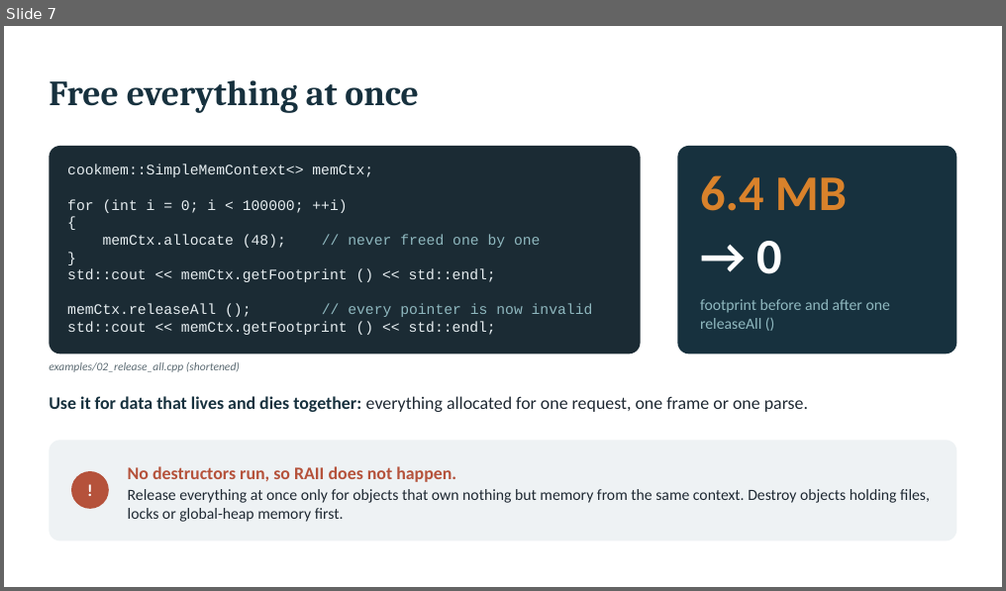
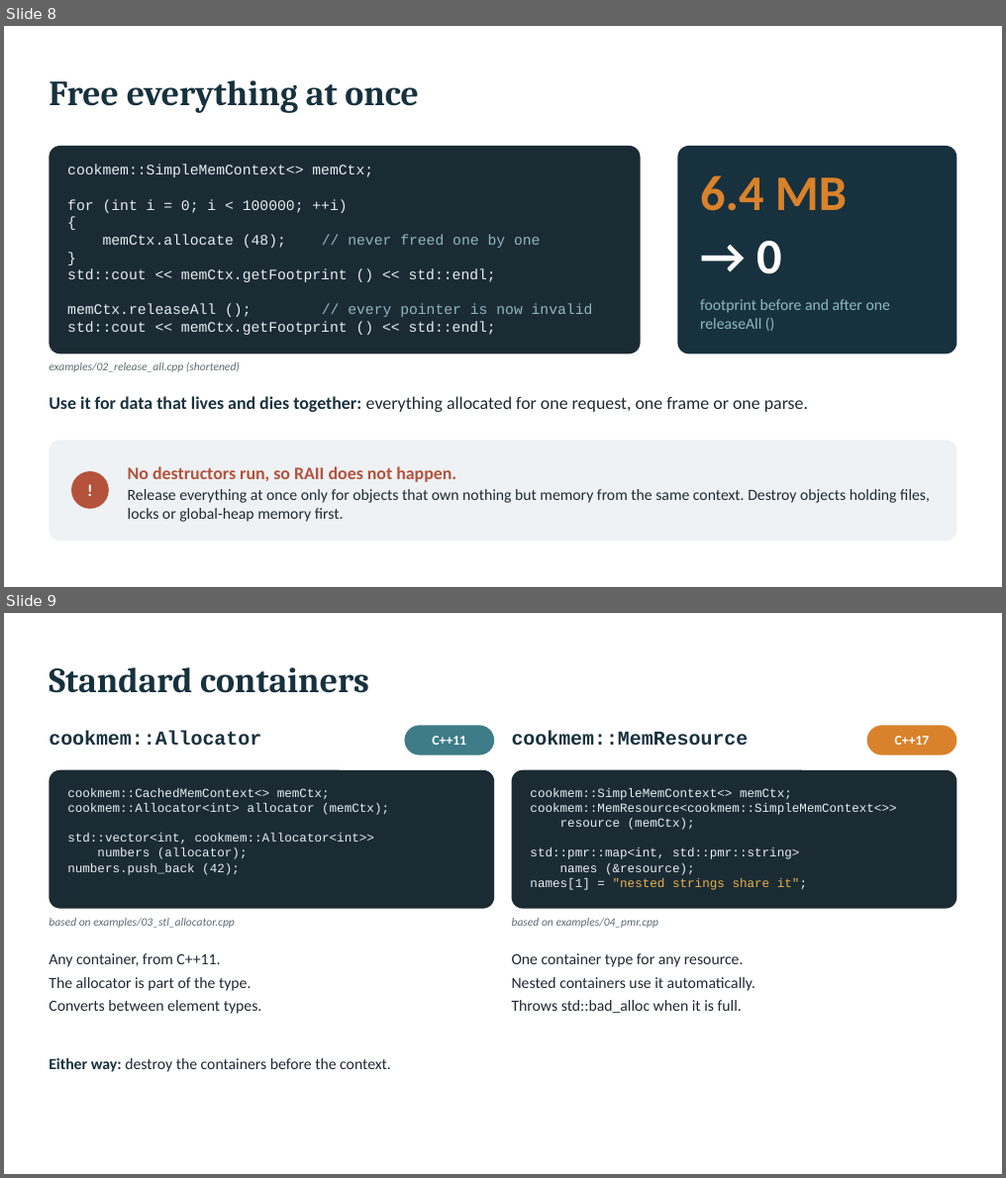
Before and after one commit to coconut2015/cookmem-tutorials, a slide deck: 01-getting-started/slides.pptx. Shown one above the other, each under a label of ours: slide 7 before the commit, slides 8 and 9 after it. The pictures are 1006x591 and 1006x1178 pixels, drawn with LibreOffice and Linux fonts; fonts in the diff are those of the drawing. Boxes give left, top, right and bottom in pixels: in the first picture for what was removed or moved away, otherwise in the second. Text is boxed around its words. In the diff, an @@ line names an element or a change of style, - is before the commit and + after.

```diff
--- a/01-getting-started/slides.pptx
+++ b/01-getting-started/slides.pptx
@@ slide 9 added at [4,613,1002,1174], background #FFFFFF @@
@@ title added at [49,667,369,693], 34 pt, text #17313E, bold @@
+Standard containers
@@ text added at [49,731,261,746], 19 pt, text #17313E, bold @@
+cookmem::Allocator
@@ rounded rectangle added at [405,725,494,756], fill #3E7C87, 13 pt, text #FFFFFF, bold @@
+C++11
@@ text added at [512,731,748,746], 19 pt, text #17313E, bold @@
+cookmem::MemResource
@@ rounded rectangle added at [867,725,957,756], fill #D9822B, 13 pt, text #FFFFFF, bold @@
+C++17
@@ rounded rectangle added at [49,770,494,909], fill #1B2B34 @@
@@ text added at [67,788,389,875], 12 pt, text #E6EDF0 @@
+cookmem::CachedMemContext<> memCtx;
+cookmem::Allocator<int> allocator (memCtx);
+std::vector<int, cookmem::Allocator<int>>
+numbers (allocator);
+numbers.push_back (42);
@@ rounded rectangle added at [512,770,957,909], fill #1B2B34 @@
@@ text added at [530,788,896,890], 12 pt, text #E6EDF0 @@
+cookmem::SimpleMemContext<> memCtx;
+cookmem::MemResource<cookmem::SimpleMemContext<>>
+resource (memCtx);
+std::pmr::map<int, std::pmr::string>
+names (&resource);
+names[1] = "nested strings share it";
@@ text added at [49,918,235,928], 11 pt, text #5C6B73, italic @@
+based on examples/03_stl_allocator.cpp
@@ text added at [512,918,658,928], 11 pt, text #5C6B73, italic @@
+based on examples/04_pmr.cpp
@@ text added at [49,954,262,1014], 15 pt, text #1F2933 @@
+Any container, from C++11.
+The allocator is part of the type.
+Converts between element types.
@@ text added at [512,954,755,1013], 15 pt, text #1F2933 @@
+One container type for any resource.
+Nested containers use it automatically.
+Throws std::bad_alloc when it is full.
@@ text added at [49,1059,391,1072], 15 pt, text #1F2933 @@
+Either way: destroy the containers before the context.
@@ what was slide 7 is now slide 8 @@
```
Also in this commit, not shown: 4 slides changed, 4 other slides added, 4 slides removed, 4 other files.
